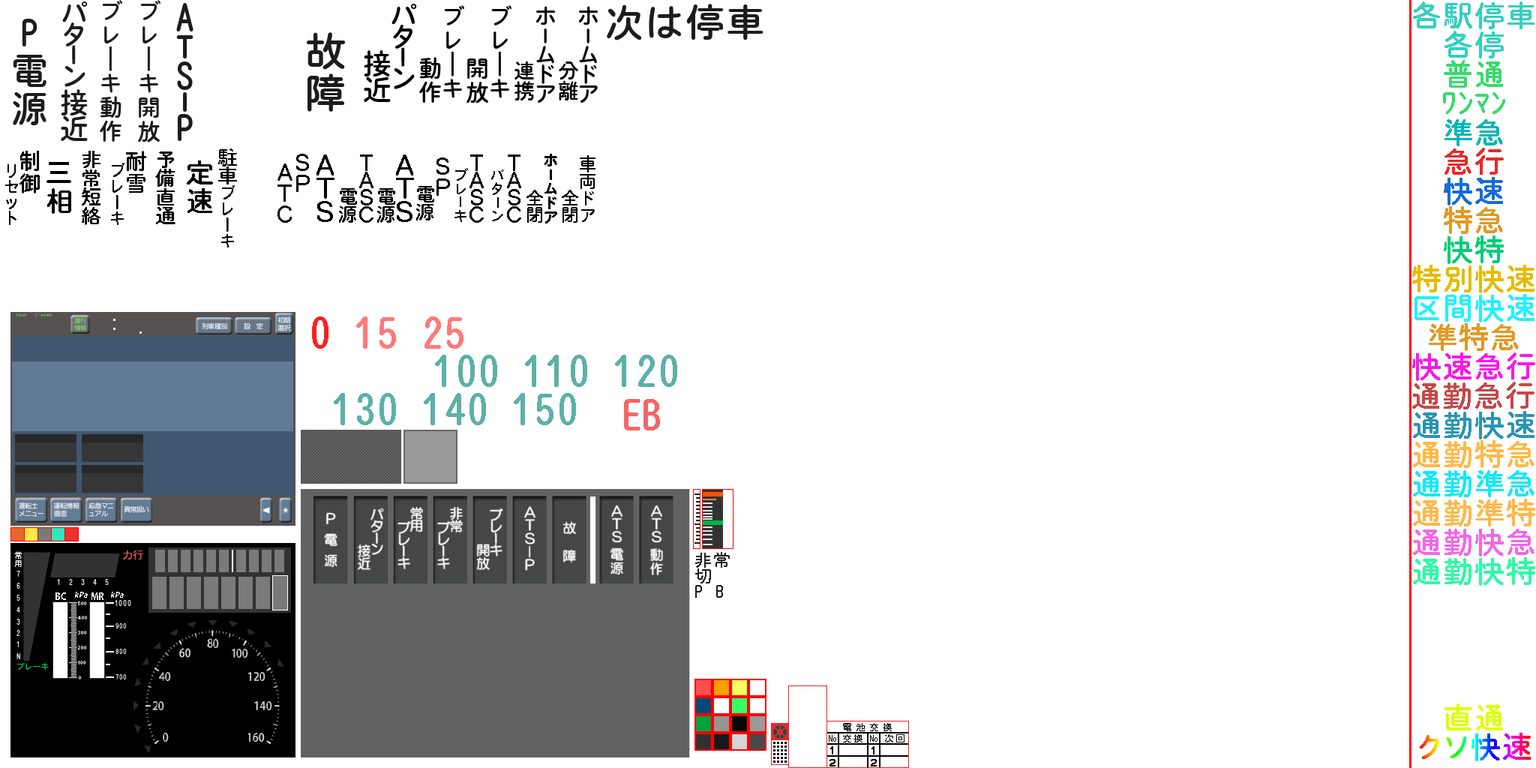
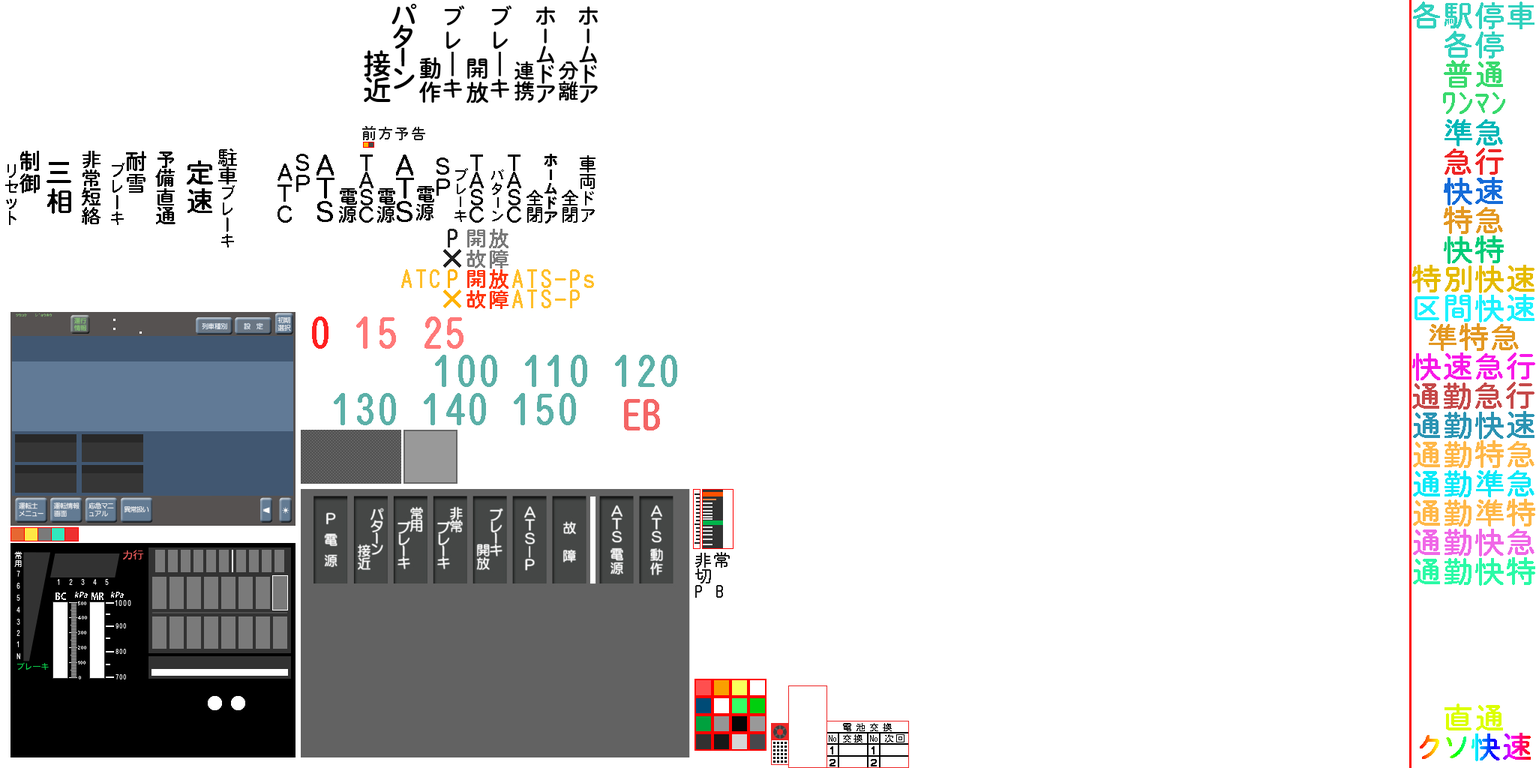
Layer changes from the first 1536 x 768 image to the second:
hid group "旧型" (7 layers) over (12, 0, 764, 143)
added layer "前方予告 ..." in group "LCD01" over (362, 125, 426, 141)
added layer "P ..." in group "LCD01" over (443, 228, 462, 309)
added layer "開放 ..." in group "LCD01" over (466, 228, 509, 309)
added layer "ATC ..." in group "LCD01" over (401, 269, 440, 288)
added layer "ATS-Ps ..." in group "LCD01" over (512, 269, 594, 309)
painted on "表記類" over (152, 616, 288, 649)
removed layer "背景" from group "LCD01" over (133, 620, 285, 753)
renamed "LCD1" to "LCD1元データ", painted on it over (133, 611, 291, 753)
painted on "layer1" over (362, 141, 765, 714)
